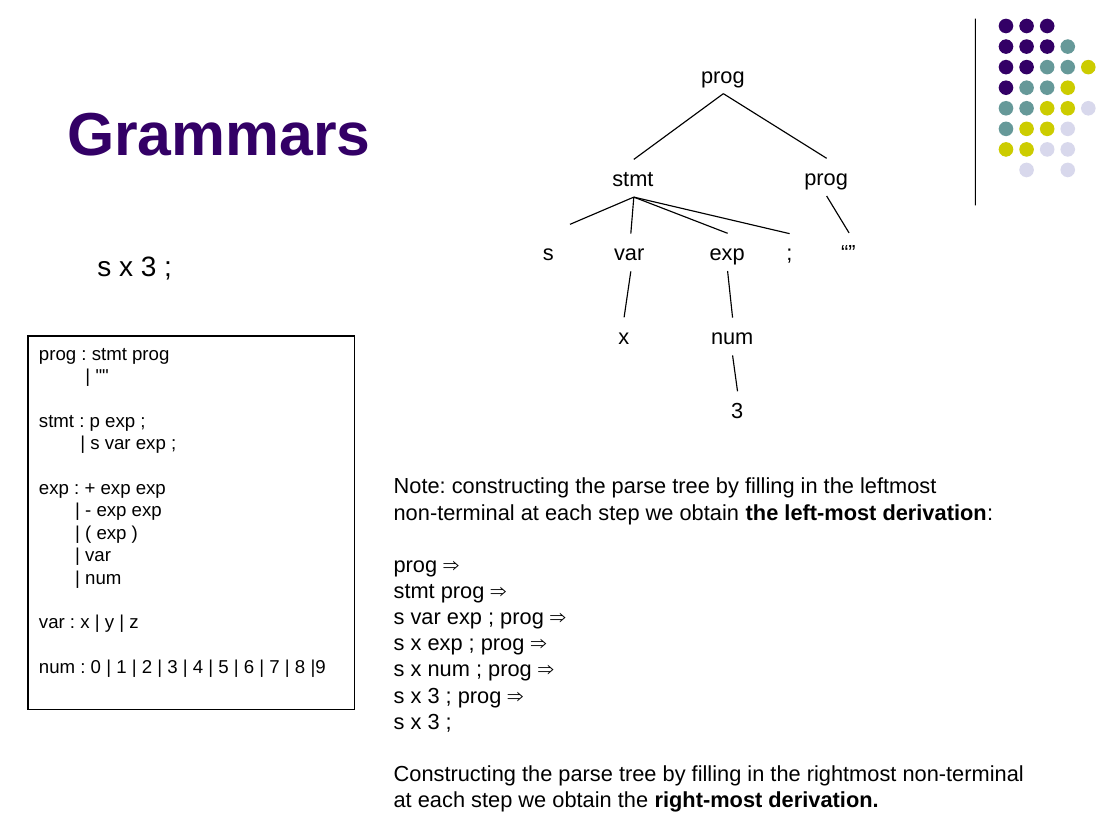
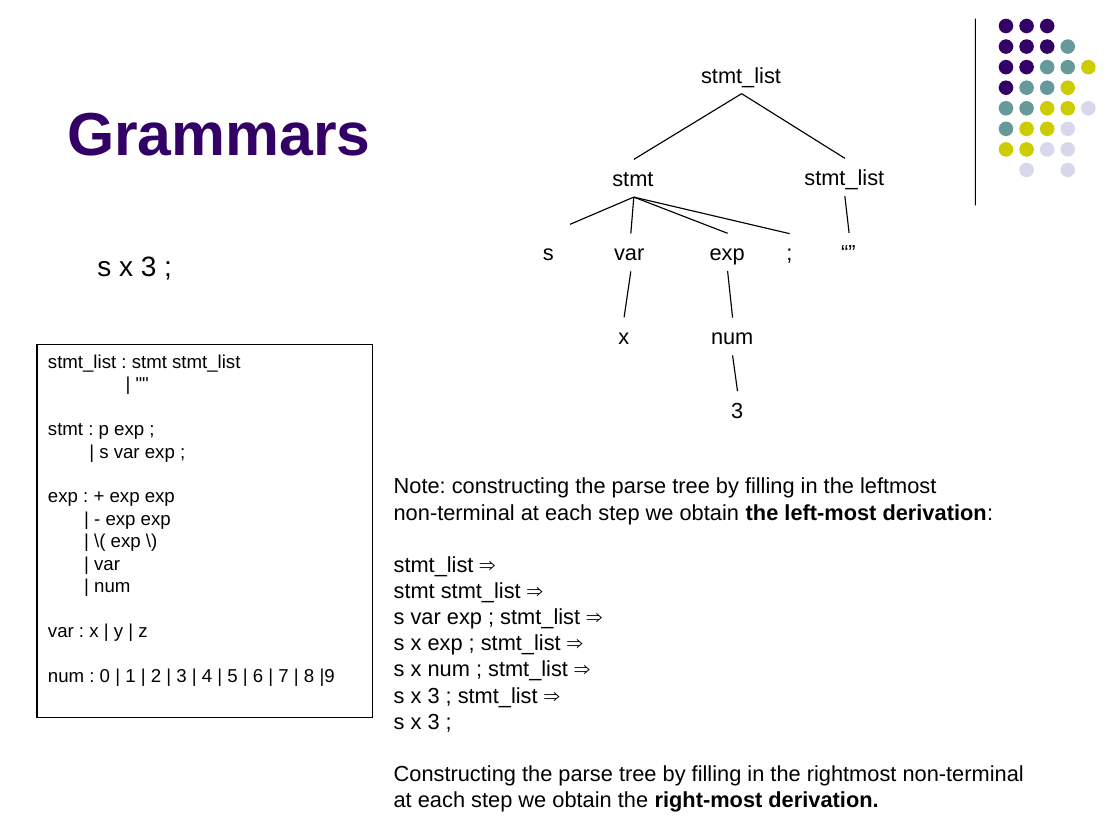
Before and after one commit to lutzhamel/CSC402, a slide deck: slide 9 of notes/csc402-ln002.pptx (slide 7 before the commit). Drawn at 1120x840 pixels with LibreOffice and Linux fonts; fonts in the diff are those of the drawing. Boxes give left, top, right and bottom in pixels: in the first picture for what was removed or moved away, otherwise in the second. Text is boxed around its words. In the diff, an @@ line names an element or a change of style, - is before the commit and + after.

```diff
--- a/notes/csc402-ln002.pptx
+++ b/notes/csc402-ln002.pptx
@@ text at [701, 67, 781, 88]: text changed @@
-prog
+stmt_list
@@ line moved from (724, 94) - (634, 159) to (741, 94) - (634, 159) @@
@@ line moved from (724, 94) - (827, 158) to (741, 94) - (844, 158) @@
@@ text at [804, 169, 884, 190]: text changed @@
-prog
+stmt_list
@@ line moved from (827, 196) - (849, 233) to (844, 196) - (849, 233) @@
@@ rectangle "stmt_list : stmt stmt_list": place and size @@
-rectangle "stmt_list : stmt stmt_list" at [28, 336, 355, 709]
+rectangle "stmt_list : stmt stmt_list" at [37, 345, 373, 718]
@@ text in rectangle at [48, 354, 240, 372]: text changed @@
-prog : stmt prog
+stmt_list : stmt stmt_list
@@ text in rectangle at [111, 537, 141, 551]: text changed @@
-| ( exp )
+| \( exp \)
@@ text at [394, 556, 580, 707]: text changed @@
-prog ⇒
-stmt prog ⇒
-s var exp ; prog ⇒
-s x exp ; prog ⇒
-s x num ; prog ⇒
-s x 3 ; prog ⇒
+stmt_list ⇒
+stmt stmt_list ⇒
+s var exp ; stmt_list ⇒
+s x exp ; stmt_list ⇒
+s x num ; stmt_list ⇒
+s x 3 ; stmt_list ⇒
```
Also in this commit, not shown: 14 other slides changed, 6 slides added, 5 slides removed, 4 other files.
